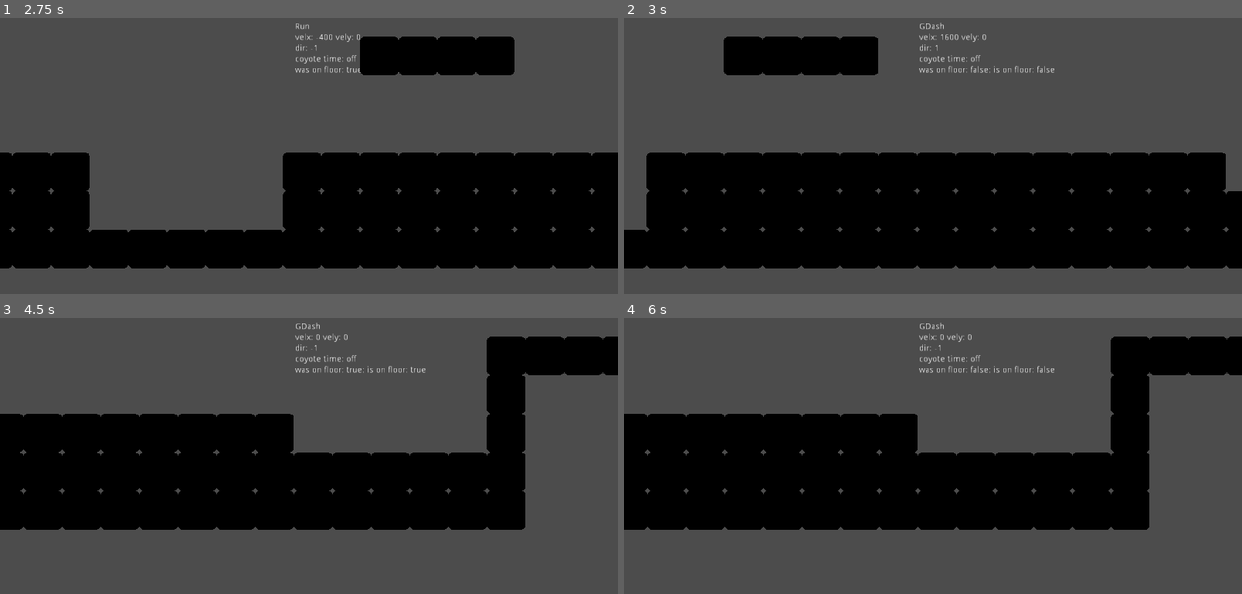
Above: before the commit, frames 1-4 (two rows, left to right).
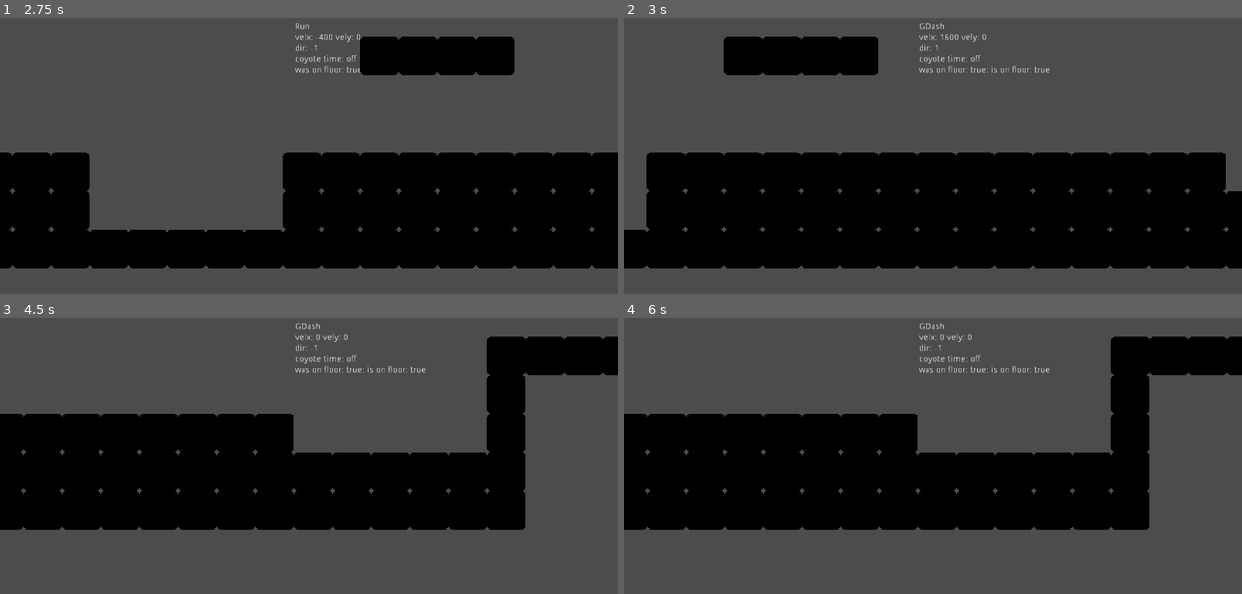
Above: after the commit, the same moments.

Repository: azylazide/godot-player-statemachine
Game: Godot game, scene res://fsm/fsm.tscn
Same seed, same stepped clock (60 frames per second), same inputs: the game is played once before the commit and once after it. The engine's default icon, where the game draws it, is replaced by a stand-in: a white triangle on a blue panel in a dark square.
Inputs:
- Up to frame 1 (2.75 s): hold Up (jump) 0.53-1.28 s; hold Right (right) 0.53-2.03 s; tap X (dash) at 1.35 s; tap Up (jump) at 1.52, 1.55, 1.82 s; hold Left (left) from 2.03 s (still down); hold Up (jump) from 2.03 s (still down)
- Up to frame 2 (3 s): release Left (left) at 2.78 s; release Up (jump) at 2.78 s; hold Right (right) from 2.78 s (still down); tap X (dash) at 2.85 s
- Up to frame 3 (4.5 s): tap Up (jump) at 3.02, 3.05, 3.32 s; hold Up (jump) 3.53-4.28 s; tap Enter at 4.25 s; release Right (right) at 4.28 s; hold Left (left) from 4.28 s (still down); tap X (dash) at 4.35 s
- Up to frame 4 (6 s): tap Up (jump) at 4.52, 4.55, 4.82 s; release Left (left) at 5.03 s; hold Right (right) 5.03-5.78 s; hold Up (jump) 5.03-5.78 s; hold Left (left) from 5.78 s (still down); tap X (dash) at 5.85 s

Frame 1 is identical in both runs. In frame 2, 0.1% of the frame differs, in the area x 56-70%, y 17-20%; in frame 3, less than 0.1%; in frame 4, 0.1%, in the area x 3-85%, y 17-50%.

Commit message:
applying gravity when dashing then turning fall off fixed floor checks

Diff:
--- a/fsm/player/GroundDash.gd
+++ b/fsm/player/GroundDash.gd
@@ -11,7 +11,6 @@
 	.enter(_prev_info)
 	#apply dash
 	player.velocity.x = player.dash_force*player.face_direction
-	player.velocity.y = 0.0
 	timer.start()
 	pass
 
@@ -20,6 +19,10 @@
 
 func state_physics(_delta: float) -> void:
 	player.prior_grounded()
+	if player.on_floor and player.was_on_floor:
+		player.apply_gravity(_delta)
+	else:
+		player.velocity.y = 0.0
 	player.apply_movement()
 	player.after_grounded()
 
@@ -30,7 +33,7 @@
 			else:
 				state_machine.switch_states("Idle")
 		elif not player.on_floor and player.was_on_floor:
-			player.coyote_timer.wait_time = 0.08
+			player.coyote_timer.wait_time = 10.0
 			player.coyote_timer.start()
 		elif not player.on_floor and not player.was_on_floor:
 			state_machine.switch_states("Fall")
--- a/fsm/player/player.gd
+++ b/fsm/player/player.gd
@@ -15,6 +15,7 @@
 
 var _tile_units:= 64.0 #px/tile
 var _jump_height:= 5.5
+var _min_jump_height:= 0.5
 var _gap_length:= 12.5
 var _jump_time:= 0.8
 var _fall_time:= 0.8
@@ -43,8 +44,8 @@
 	jump_grav = _gravity(_jump_height,MAX_WALK_TILE,_gap_length)
 	fall_grav = _gravity(1.5*_jump_height,MAX_WALK_TILE,0.8*_gap_length)
 	#calculate jump constant
-	jump_force = -_jump_vel()
-	min_jump_force = -_jump_vel(0.5,_gap_length/2.0)
+	jump_force = -_jump_vel(_jump_height,_gap_length)
+	min_jump_force = -_jump_vel(_min_jump_height,_gap_length/2.0)
 	#calculate dash constant
 	dash_force = _dash_speed()
 
@@ -115,7 +116,7 @@
 	var output = 2*(h*_tile_units*pow(vx*_tile_units,2))/(pow(x*_tile_units/2.0,2))
 	return output
 
-func _jump_vel(h: float = _jump_height, x: float = _gap_length) -> float:
+func _jump_vel(h: float, x: float) -> float:
 	var output = (2*h*_tile_units*MAX_WALK_TILE*_tile_units)/(x*_tile_units/2.0)
 	return output
 
--- /dev/null
+++ b/fsm/raycast_array.gd
@@ -0,0 +1,5 @@
+extends Node2D
+
+
+func _ready() -> void:
+	pass
